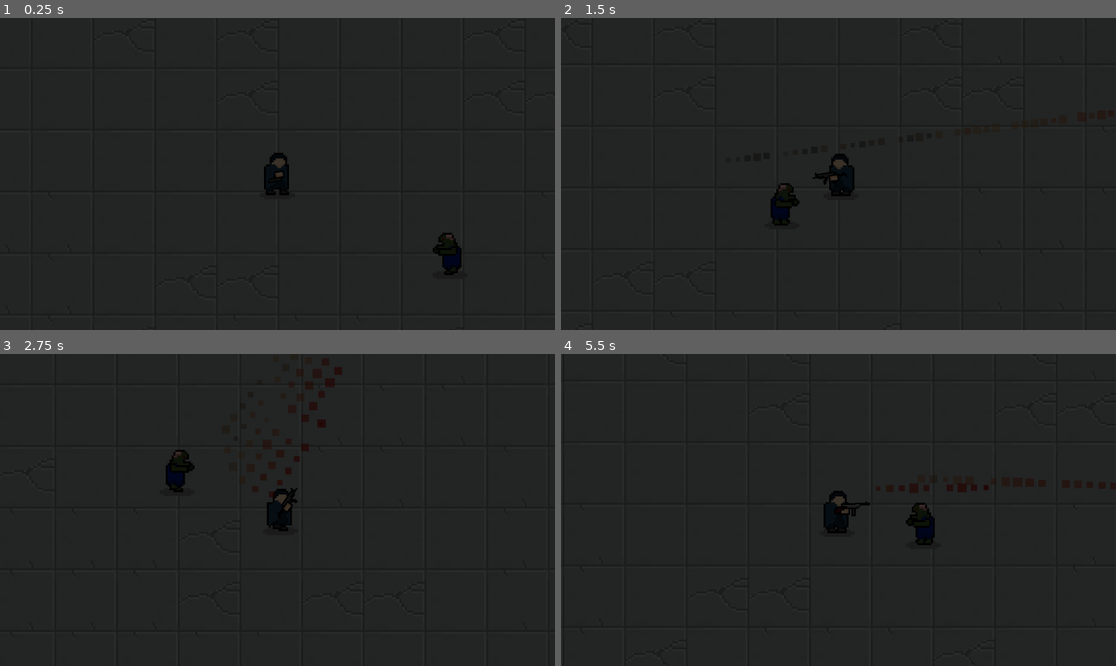
Above: before the commit, frames 1-4 (two rows, left to right).
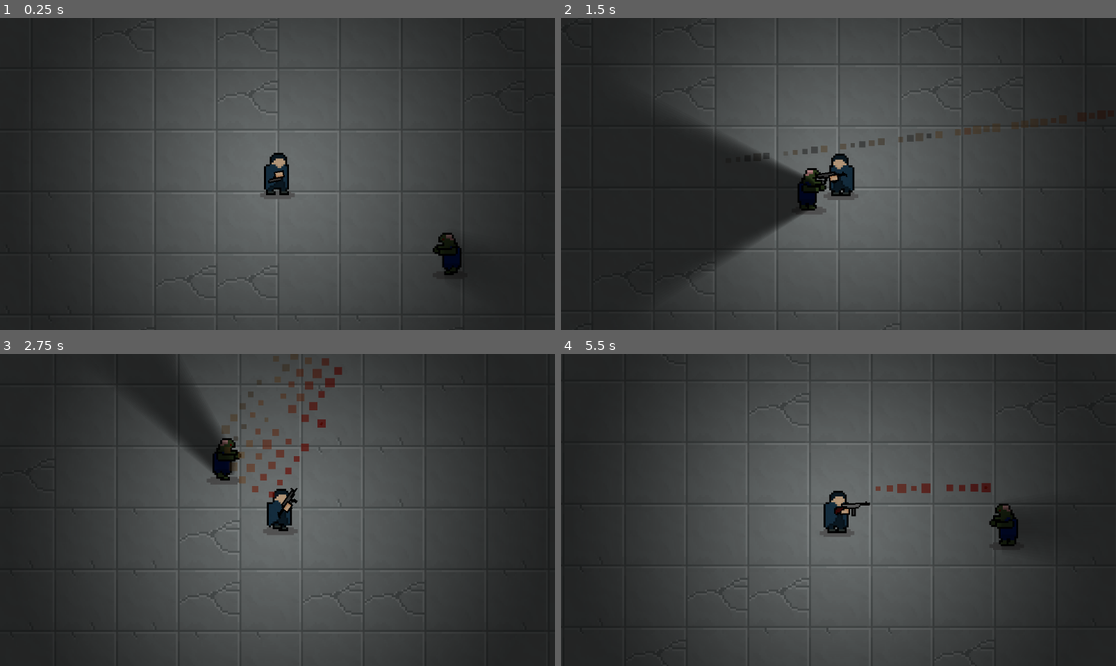
Above: after the commit, the same moments.

Repository: userbooi/Daydream-Toronto
Game: Godot game, scene res://Scenes/main.tscn
Two runs of this game, one before a commit and one after it. Both use one fixed random seed, a clock stepped at 60 frames per second and the inputs below.
Inputs (mouse positions are in pixels of both pictures, inside the frame that each line leads up to):
- Up to frame 1 (0.25 s): no input
- Up to frame 2 (1.5 s): move the mouse to (960, 158) at 0.52 s; press the mouse at (960, 158) at 0.53 s; hold D (right) 0.53-1.28 s; move the mouse to (727, 189) at 1.27 s; release the mouse at (727, 189) at 1.28 s; hold S (down) from 1.28 s (still down); tap 1 (switch_weapon) at 1.35 s
- Up to frame 3 (2.75 s): move the mouse to (333, 441) at 2.02 s; release S (down) at 2.03 s; press the mouse at (333, 441) at 2.03 s; hold D (right) from 2.03 s (still down)
- Up to frame 4 (5.5 s): move the mouse to (810, 572) at 2.77 s; release D (right) at 2.78 s; release the mouse at (810, 572) at 2.78 s; hold W (up) 2.78-3.53 s; tap 1 (switch_weapon) at 2.85, 4.35 s; move the mouse to (1005, 556) at 3.52 s; press the mouse at (1005, 556) at 3.53 s; hold A (left) 3.53-5.03 s; move the mouse to (672, 463) at 4.27 s; release the mouse at (672, 463) at 4.28 s; move the mouse to (866, 510) at 5.02 s; press the mouse at (866, 510) at 5.03 s; hold S (down) from 5.03 s (still down)

The runs differ from the first frame. In frame 1, 53% of the frame differs, in the area x 16-84%, y 0-100%; in frame 2, 45%; in frame 3, 51%; in frame 4, 53%.

Commit message:
mixed merge issues

Diff:
--- a/Scenes/guns.tscn
+++ b/Scenes/guns.tscn
@@ -59,6 +59,7 @@
 position = Vector2(171.533, 5.46667)
 rotation = -1.5708
 scale = Vector2(0.584746, 0.584746)
+color = Color(1, 1, 0.764706, 1)
 energy = 0.35
 texture = ExtResource("4_jwee6")
 
--- a/Scenes/main.tscn
+++ b/Scenes/main.tscn
@@ -890,3 +890,5 @@
 energy = 0.8
 blend_mode = 1
 texture = ExtResource("9_3s0tp")
+
+[node name="Entities" type="Node" parent="."]
--- a/Scenes/player.tscn
+++ b/Scenes/player.tscn
@@ -10,6 +10,7 @@
 [ext_resource type="PackedScene" uid="uid://dr0nl1qny8n4r" path="res://Scenes/guns.tscn" id="8_n14a5"]
 [ext_resource type="Script" path="res://Scripts/Components/health_component.gd" id="9_v7qyx"]
 [ext_resource type="Script" path="res://Scripts/Components/hurtbox_component.gd" id="10_dnbly"]
+[ext_resource type="Texture2D" uid="uid://bmvqu57y6bglh" path="res://Assets/lightmap/lightmap.png" id="11_t83i1"]
 
 [sub_resource type="SpriteFrames" id="SpriteFrames_g6t0i"]
 animations = [{
@@ -95,3 +96,11 @@
 [node name="CollisionShape2D" type="CollisionShape2D" parent="HurtboxComponent"]
 position = Vector2(0, -16)
 shape = SubResource("RectangleShape2D_dawwe")
+
+[node name="PointLight2D" type="PointLight2D" parent="."]
+scale = Vector2(2.2, 2.2)
+energy = 0.5
+shadow_enabled = true
+shadow_filter = 2
+shadow_filter_smooth = 3.0
+texture = ExtResource("11_t83i1")
--- a/Scenes/zombie.tscn
+++ b/Scenes/zombie.tscn
@@ -1,5 +1,4 @@
-
-[gd_scene load_steps=16 format=3 uid="uid://buklchbsap0a2"]
+[gd_scene load_steps=18 format=3 uid="uid://buklchbsap0a2"]
 
 [ext_resource type="Texture2D" uid="uid://df2kl25x0kqkj" path="res://Assets/entities/zombie_walking1.png" id="1_bqqdo"]
 [ext_resource type="Script" path="res://Scripts/zombie.gd" id="1_yqs2x"]
@@ -60,6 +59,9 @@
 radius = 15.0
 height = 36.0
 
+[sub_resource type="OccluderPolygon2D" id="OccluderPolygon2D_m0qp5"]
+polygon = PackedVector2Array(-4, -1, 2, -1, 6, -1, 7, -5, 7, -13, 7, -17, 5, -23, 0, -27, -7, -24, -9, -21, -9, -17, -6, -14, -5, -3)
+
 [node name="Zombie" type="RigidBody2D"]
 y_sort_enabled = true
 collision_layer = 2
@@ -93,7 +95,6 @@
 position = Vector2(0, 6)
 shape = SubResource("CircleShape2D_sb41j")
 
-
 [node name="PhysicsComponent" type="Node" parent="."]
 script = ExtResource("6_eerim")
 
@@ -117,3 +118,9 @@
 [node name="CollisionShape2D" type="CollisionShape2D" parent="HitboxComponent"]
 position = Vector2(0, -12)
 shape = SubResource("CapsuleShape2D_aqpfa")
+
+[node name="LightOccluder2D" type="LightOccluder2D" parent="."]
+occluder = SubResource("OccluderPolygon2D_m0qp5")
+
+[connection signal="body_entered" from="Area2D" to="." method="_on_body_entered"]
+[connection signal="body_exited" from="Area2D" to="." method="_on_body_exited"]
--- a/Scripts/zombie.gd
+++ b/Scripts/zombie.gd
@@ -63,11 +63,13 @@
 
 
 func _on_body_entered(body: Node) -> void:
+	print("body entered")
 	if body == Game.player:
 		current_state = STATE.BLINE
 		chasing_offset = Vector2.ZERO
 
 
 func _on_body_exited(body: Node) -> void:
+	print("body exited")
 	if body == Game.player:
 		current_state = STATE.CHASING
Not shown: 1 places in Scenes/guns.tscn that only renumber resources
Not shown: 1 places in Scenes/player.tscn that only renumber resources
